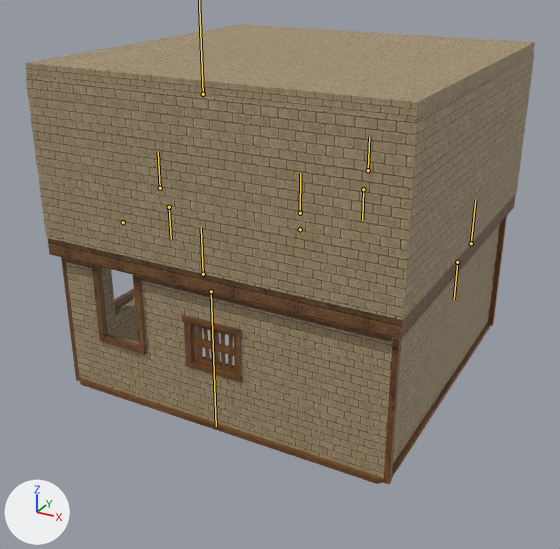
The FBX model Assets/Models/Walls/Livingroom_Base_Z.fbx, before and after one commit.
Both versions are drawn from a 50 mm lens placed at (8.32, -16.17, 6.31), pointed at (-0.19, -0.69, -1.42). Arrows for +X, +Y and +Z are at lower left; the lights stay in place. The picture after the commit comes second. Both versions are drawn at frame 61 of the action 'Livingroom_COME2'; the numbers are the values there. The bones that bend it are drawn over the model as lines.

The first picture shows 'Livingroom_Base_Z'.
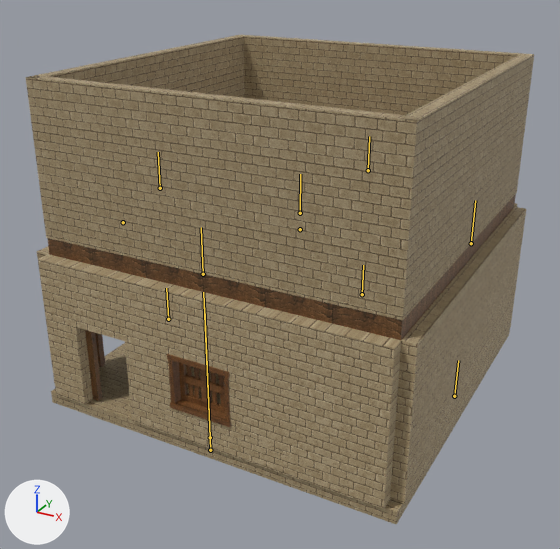
Changed parts and their boxes (x1, y1, x2, y2) in the pictures (560 x 549 px):
'Livingroom_Base_Z', posed (6% taller)
    before: (25, 24, 535, 484)
    after: (26, 35, 534, 524)
bone 'Wall_05', root to tip
    before: (169, 207) to (171, 239)
    after: (168, 319) to (166, 288)
bone 'Wall_06', root to tip
    before: (363, 189) to (362, 220)
    after: (362, 294) to (363, 265)
bone 'Wall_07', root to tip
    before: (457, 262) to (454, 299)
    after: (454, 396) to (458, 360)
bone 'Wall_08', root to tip
    before: (211, 291) to (216, 426)
    after: (210, 437) to (203, 292)

Edits to the bpy script that builds the scene:
```text
Change bone_wall_05:
    where bone_wall_05 = bpy.data.objects['Livingroom_Base_Z_Armature'].pose.bones['Wall_05']
    bone_wall_05.location: (0.26, -0.49, 0.0) -> (0.0, -3.98, 0.0)
    bone_wall_05.rotation_quaternion: (0.0, 0.0, 0.0, 1.0) -> (1.0, 0.0, 0.0, 0.0)  # degrees (0, 0, 180) -> degrees (0, 0, 0)
    bone_wall_05.scale: (0.94, 0.94, 0.94) -> (1.0, 1.0, 1.0)
Change bone_wall_06:
    where bone_wall_06 = bpy.data.objects['Livingroom_Base_Z_Armature'].pose.bones['Wall_06']
    bone_wall_06.location: (0.0, -0.49, 0.26) -> (0.0, -3.98, 0.0)
    bone_wall_06.rotation_quaternion: (0.0, 1.0, 0.0, 0.0) -> (1.0, 0.0, 0.0, 0.0)  # degrees (-180, 0, 0) -> degrees (0, 0, 0)
    bone_wall_06.scale: (0.94, 0.94, 0.94) -> (1.0, 1.0, 1.0)
Change bone_wall_07:
    where bone_wall_07 = bpy.data.objects['Livingroom_Base_Z_Armature'].pose.bones['Wall_07']
    bone_wall_07.location: (-0.26, -0.49, 0.0) -> (0.0, -3.98, 0.0)
    bone_wall_07.rotation_quaternion: (0.0, 0.0, 0.0, 1.0) -> (1.0, 0.0, 0.0, 0.0)  # degrees (0, 0, -180) -> degrees (0, 0, 0)
    bone_wall_07.scale: (0.94, 0.94, 0.94) -> (1.0, 1.0, 1.0)
Change bone_wall_08:
    where bone_wall_08 = bpy.data.objects['Livingroom_Base_Z_Armature'].pose.bones['Wall_08']
    bone_wall_08.location: (0.0, -0.49, -0.26) -> (0.0, -3.98, 0.0)
    bone_wall_08.rotation_quaternion: (0.0, 1.0, 0.0, 0.0) -> (1.0, 0.0, 0.0, 0.0)  # degrees (180, 0, 0) -> degrees (0, 0, 0)
    bone_wall_08.scale: (0.94, 0.94, 0.94) -> (1.0, 1.0, 1.0)
Change bone_rooftop_livingroom:
    where bone_rooftop_livingroom = bpy.data.objects['Livingroom_Base_Z_Armature'].pose.bones['Rooftop_LivingRoom']  # child of 'Wall_08'
    bone_rooftop_livingroom.location: (0.0, -7.9, 0.0) -> (0.0, -3.93, 0.0)
    bone_rooftop_livingroom.rotation_quaternion: (0.0, 1.0, 0.0, 0.0) -> (1.0, 0.0, 0.0, 0.0)  # degrees (180, 0, 0) -> degrees (0, 0, 0)
```
